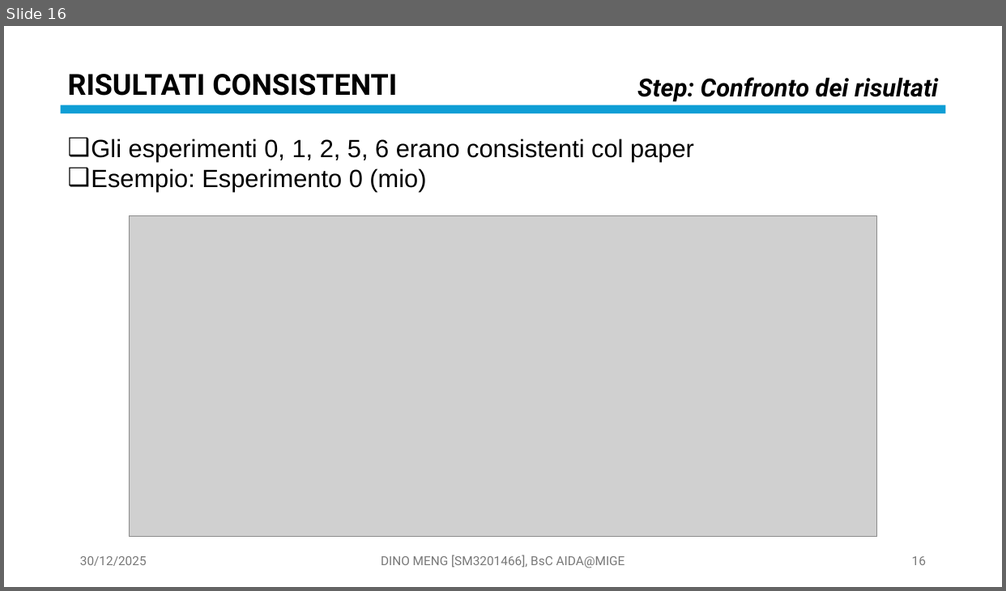
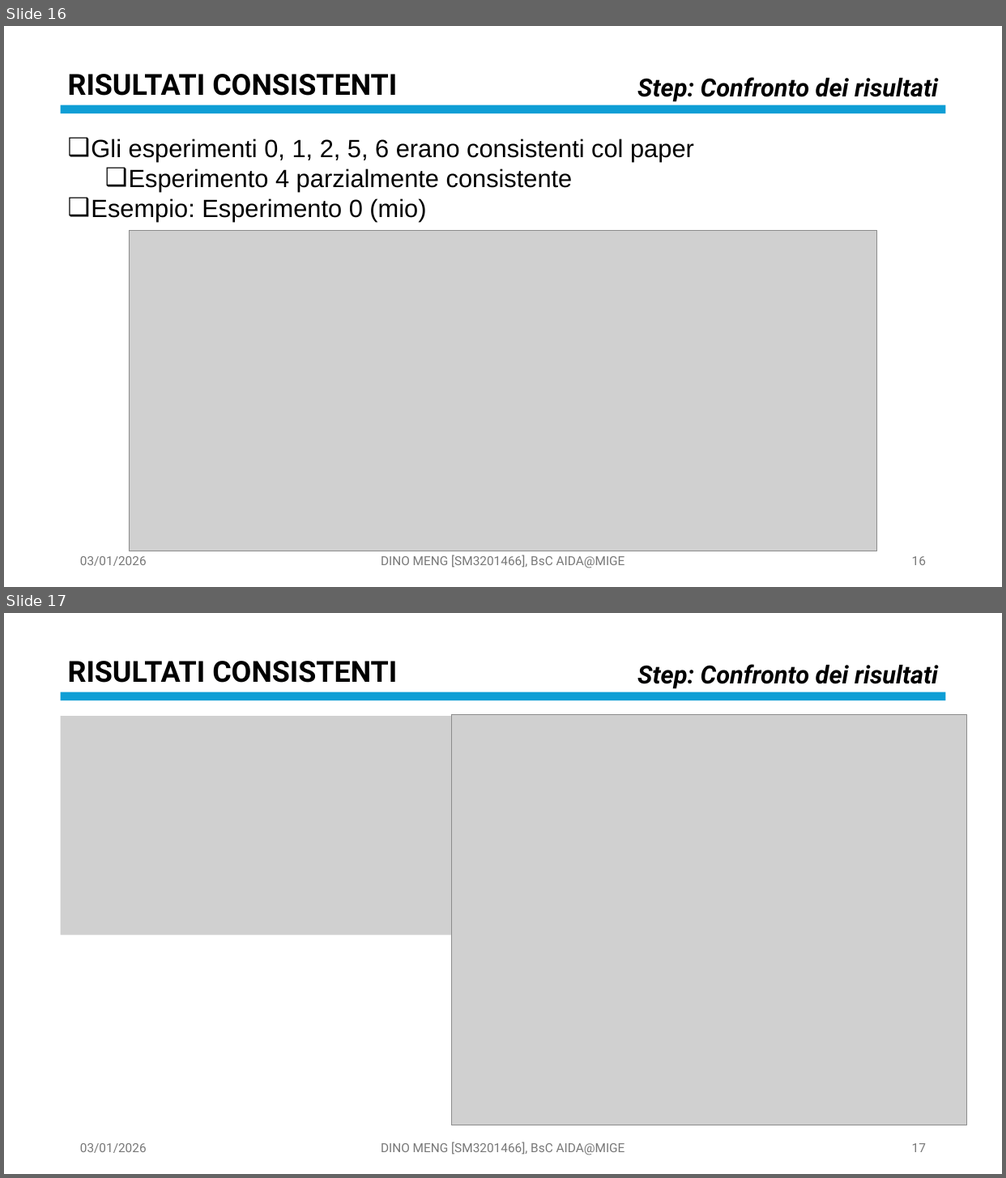
Before and after one commit to OdinMeng/AIDA-UNIVERSITY-NOTES-2025-2026, a slide deck: Complex Systems/project/PresentationPROJECTSM3201466.pptx. Shown one above the other, each under a label of ours: slide 16 before the commit, slides 16 and 17 after it. The pictures are 1006x591 and 1006x1178 pixels, drawn with LibreOffice and Linux fonts; fonts in the diff are those of the drawing; grey boxes stand for pictures. Boxes give left, top, right and bottom in pixels: in the first picture for what was removed or moved away, otherwise in the second. Text is boxed around its words. In the diff, an @@ line names an element or a change of style, - is before the commit and + after.

```diff
--- a/Complex Systems/project/PresentationPROJECTSM3201466.pptx
+++ b/Complex Systems/project/PresentationPROJECTSM3201466.pptx
@@ slide 17 added at bbox=[4, 613, 1002, 1174], background #FFFFFF @@
@@ text added at bbox=[68, 661, 397, 683], 28 pt, text #000000, bold @@
+RISULTATI CONSISTENTI
@@ text added at bbox=[637, 664, 938, 689], 24 pt, text #000000, bold, italic @@
+Step: Confronto dei risultati
@@ rectangle added at bbox=[60, 692, 946, 700], fill #0F9ED5 @@
@@ picture added at bbox=[60, 717, 471, 935] @@
@@ picture added at bbox=[451, 715, 966, 1126] @@
@@ text added at bbox=[80, 1144, 147, 1153], 12 pt, text #797979 @@
+03/01/2026
@@ text added at bbox=[381, 1142, 625, 1156], 12 pt, text #797979 @@
+DINO MENG [SM3201466], BsC AIDA@MIGE
@@ page number added at bbox=[912, 1144, 926, 1152], 12 pt, text #797979 @@
+17
@@ slide 16 changed as well @@
@@ text at bbox=[129, 169, 573, 191]: paragraph added @@
+  ❑ Esperimento 4 parzialmente consistente
@@ picture: place and size @@
-picture at bbox=[129, 216, 877, 536]
+picture at bbox=[129, 231, 877, 552]
@@ text at bbox=[80, 557, 147, 566]: text changed @@
-30/12/2025
+03/01/2026
```
Also in this commit, not shown: 24 other slides changed, 5 other slides added, 3 other files.
